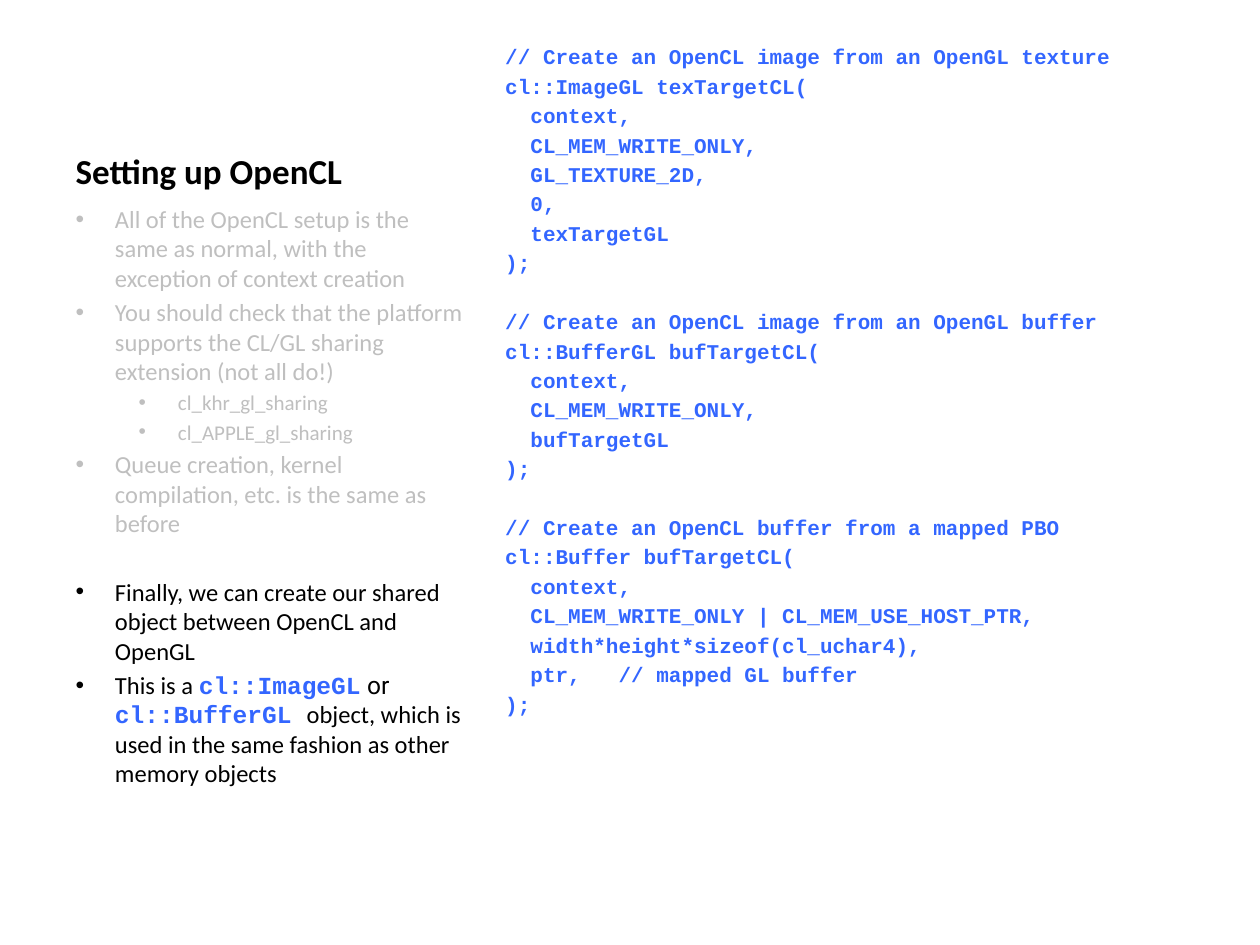
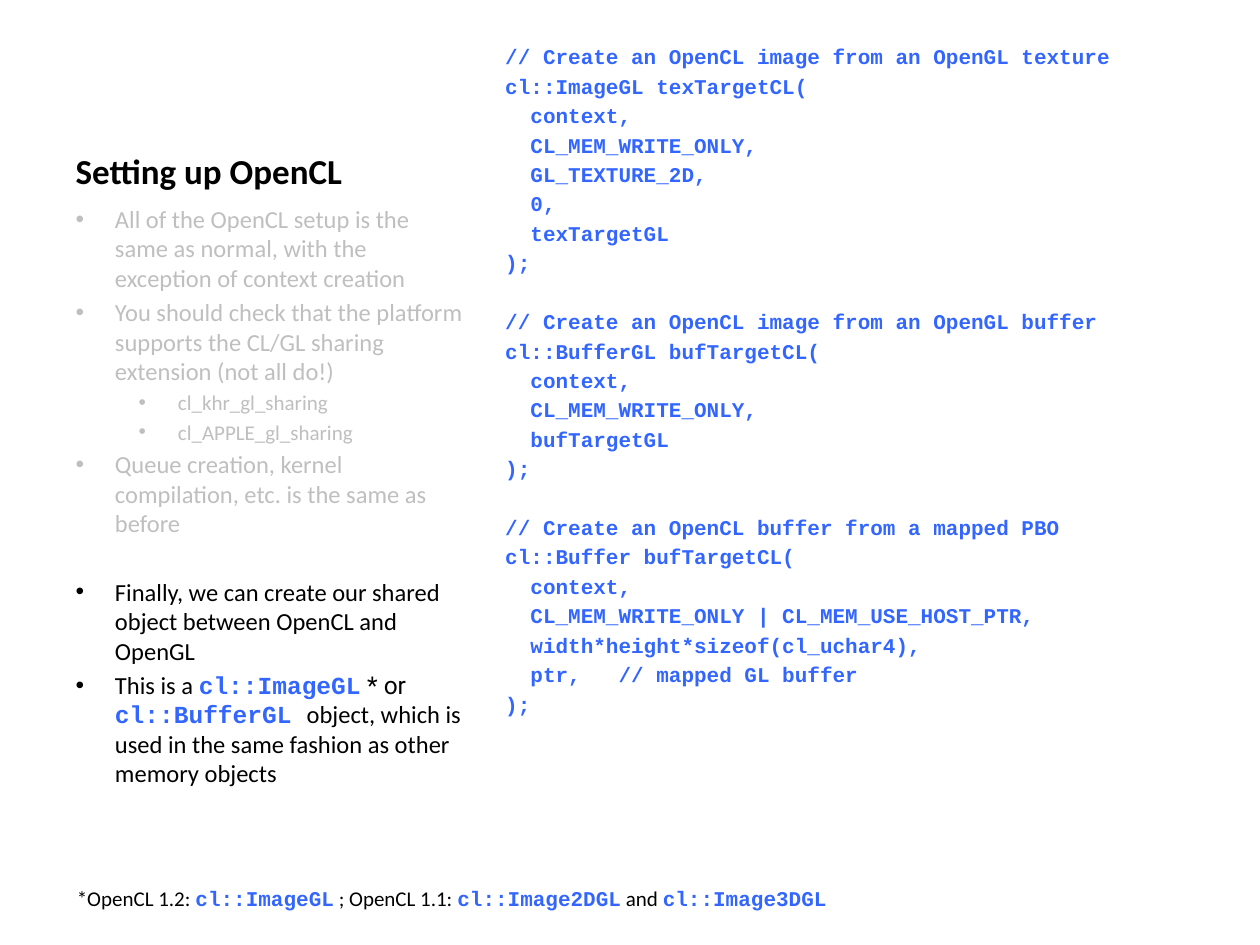
Before and after one commit to UoB-HPC/opencl-training-code, a slide deck: slide 9 of slides/advanced_part4.pptx. Drawn at 1260x945 pixels with LibreOffice and Linux fonts; fonts in the diff are those of the drawing. Boxes give left, top, right and bottom in pixels: in the first picture for what was removed or moved away, otherwise in the second. Text is boxed around its words. In the diff, an @@ line names an element or a change of style, - is before the commit and + after.

```diff
--- a/slides/advanced_part4.pptx
+++ b/slides/advanced_part4.pptx
@@ text at (115,676,461,787): text changed @@
-• This is a cl::ImageGL or cl::BufferGL object, which is used in the same fashion as other memory objects
+• This is a cl::ImageGL * or cl::BufferGL object, which is used in the same fashion as other memory objects
@@ text added at (77,891,827,911), 12 pt, text #3366FF, bold @@
+*OpenCL 1.2: cl::ImageGL ; OpenCL 1.1: cl::Image2DGL and cl::Image3DGL
```
Also in this commit, not shown: 4 other slides changed, 1 slide added.
